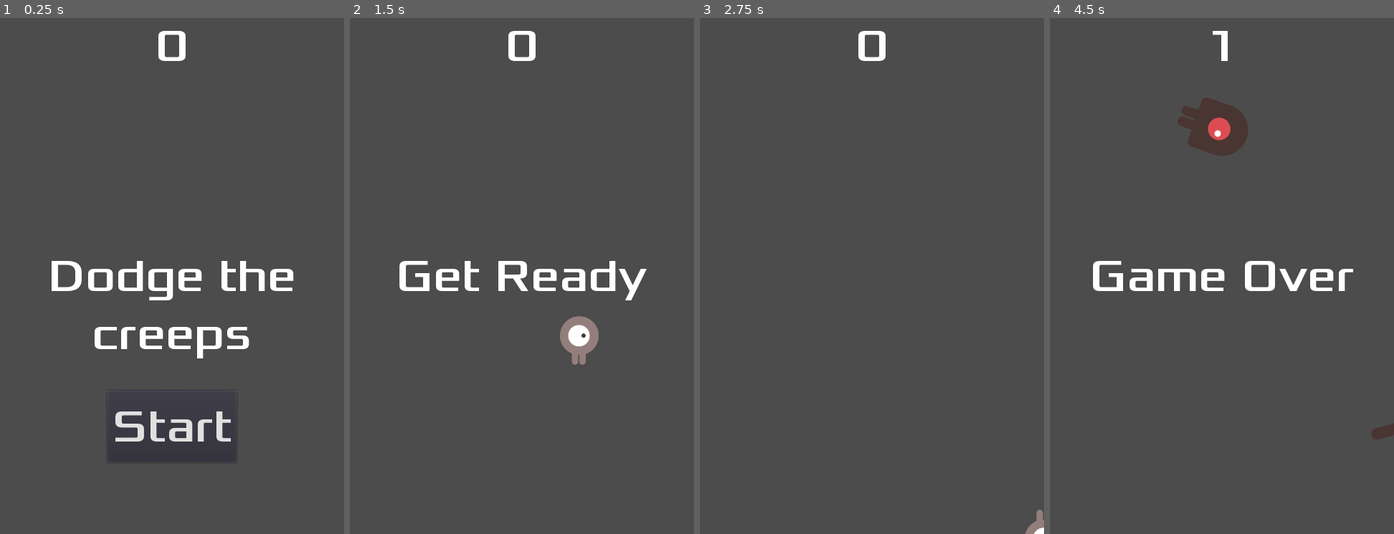
Above: before the commit, frames 1-4 (left to right).
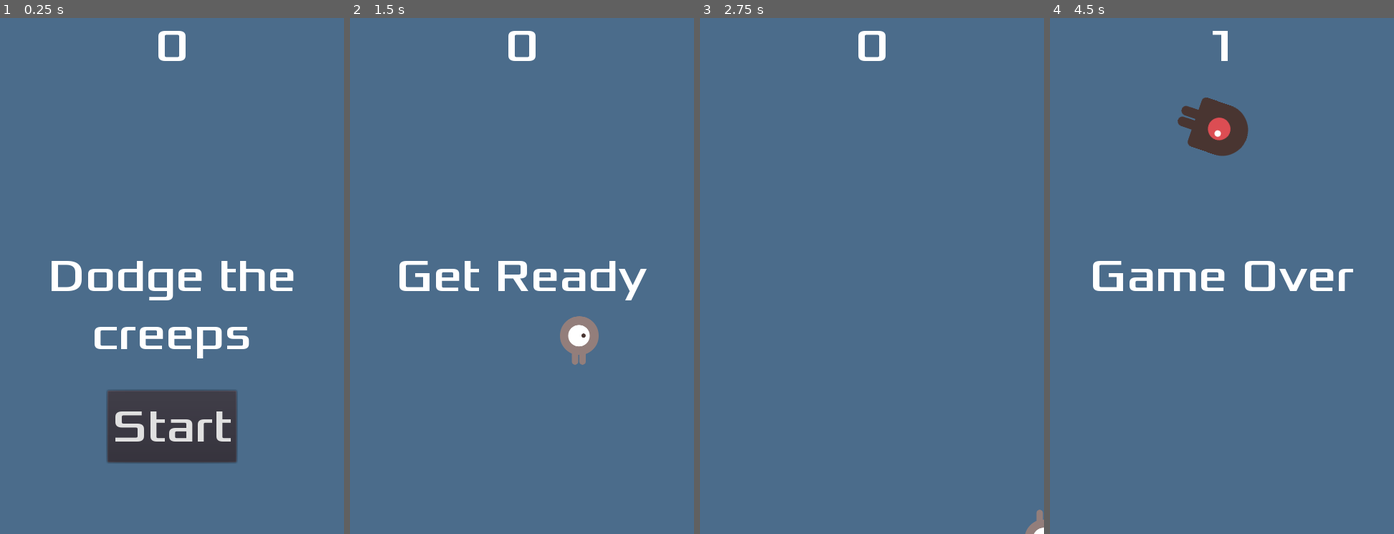
Above: after the commit, the same moments.

Repository: itzura/Game1-2D
Game: Godot game, scene res://main.tscn
Same seed, same stepped clock (60 frames per second), same inputs: the game is played once before the commit and once after it.
Inputs:
- Up to frame 1 (0.25 s): no input
- Up to frame 2 (1.5 s): click "Start" at 0.5 s; tap Enter at 1.25 s; hold Right (ui_right) from 1.28 s (still down)
- Up to frame 3 (2.75 s): release Right (ui_right) at 2.03 s; hold Down (ui_down) from 2.03 s (still down)
- Up to frame 4 (4.5 s): release Down (ui_down) at 2.78 s; hold Right (ui_right) 2.78-3.53 s; hold Up (ui_up) 3.53-4.28 s; hold Left (ui_left) from 4.28 s (still down)

The runs differ from the first frame. In frame 1, 92% of the frame differs, in the area x 0-100%, y 0-100%; in frame 2, 97%; in frame 3, 100%; in frame 4, 97%.

Commit message:
version 3.0.1
Added Background color
Fixed bugs in enemy sprites(mob file)

Diff:
--- a/Player.gd
+++ b/Player.gd
@@ -40,7 +40,7 @@
 
 
 
-func _on_Player_body_entered(body):
+func _on_Player_body_entered(_body):
 	hide() #player disappears after being hit
 	emit_signal("hit")
 	$CollisionShape2D.set_deferred("disabled",true)
--- a/main.tscn
+++ b/main.tscn
@@ -15,6 +15,14 @@
 [node name="main" type="Node"]
 script = ExtResource( 4 )
 Mob = ExtResource( 3 )
+
+[node name="ColorRect" type="ColorRect" parent="."]
+margin_right = 480.0
+margin_bottom = 720.0
+color = Color( 0.298039, 0.427451, 0.54902, 1 )
+__meta__ = {
+"_edit_use_anchors_": false
+}
 
 [node name="Player" parent="." instance=ExtResource( 1 )]
 
@@ -35,7 +43,7 @@
 
 [node name="MobSpawnLocation" type="PathFollow2D" parent="MobPath"]
 position = Vector2( 479.762, -0.332066 )
-rotation = 1.56626
+rotation = 1.56627
 script = SubResource( 2 )
 
 [node name="HUD" parent="." instance=ExtResource( 2 )]
--- a/mob.gd
+++ b/mob.gd
@@ -8,5 +8,6 @@
 	$AnimatedSprite.animation = mob_types[randi() % mob_types.size()]
 
 
-func _on_Visibility_screen_exited():
+
+func _on_visibility_screen_exited():
 	queue_free()
--- a/mob.tscn
+++ b/mob.tscn
@@ -10,15 +10,15 @@
 
 [sub_resource type="SpriteFrames" id=1]
 animations = [ {
+"frames": [ ExtResource( 6 ), ExtResource( 4 ) ],
+"loop": true,
+"name": "walk",
+"speed": 4.0
+}, {
 "frames": [ ExtResource( 3 ), ExtResource( 5 ) ],
 "loop": true,
 "name": "Fly",
 "speed": 3.0
-}, {
-"frames": [ ExtResource( 6 ), ExtResource( 4 ) ],
-"loop": true,
-"name": "walk",
-"speed": 4.0
 }, {
 "frames": [ ExtResource( 2 ), ExtResource( 1 ) ],
 "loop": true,
